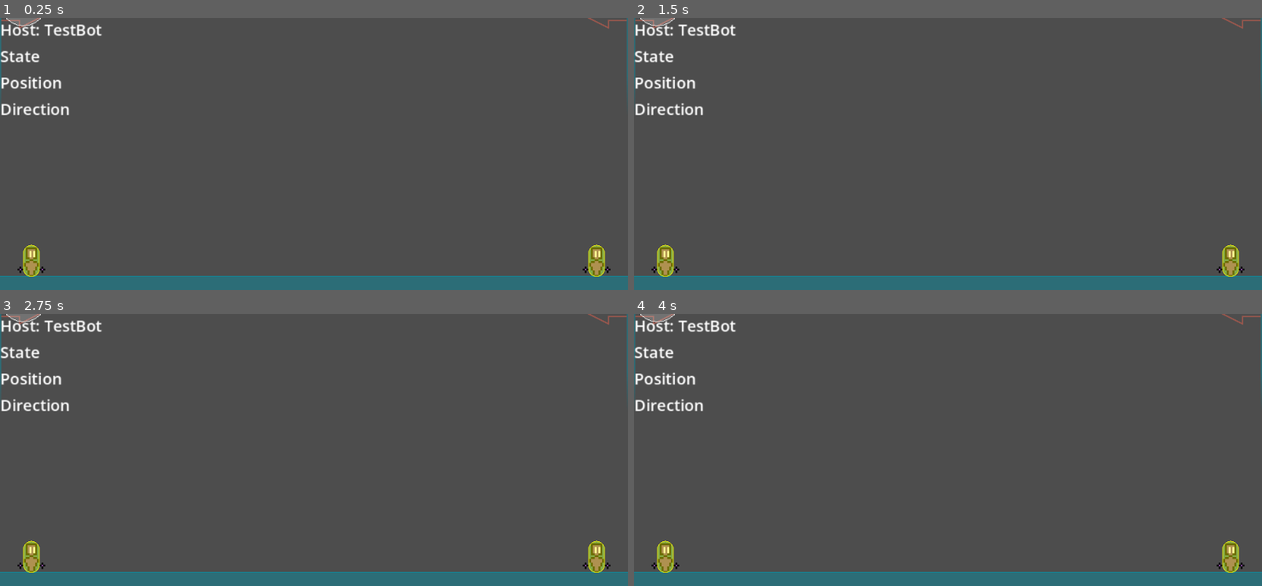
Above: before the commit, frames 1-4 (two rows, left to right).
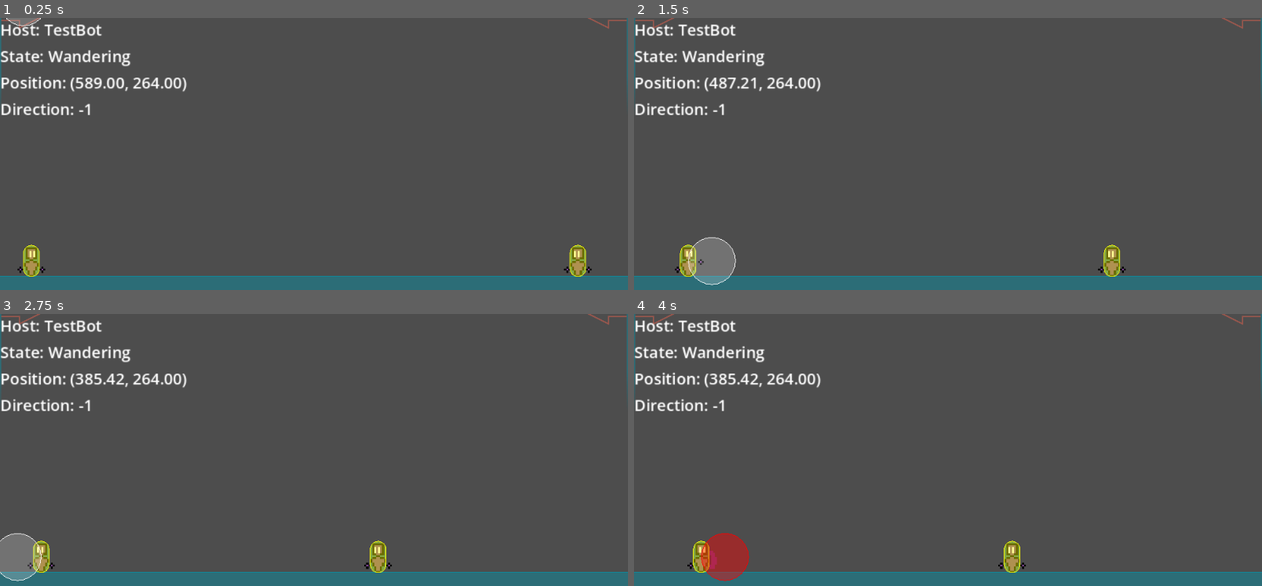
Above: after the commit, the same moments.

Repository: paruparo-dev/dreams-and-nightmares
Game: Godot game, scene res://src/core/Game.tscn
Same seed, same stepped clock (60 frames per second), same inputs: the game is played once before the commit and once after it.
Inputs:
- Up to frame 1 (0.25 s): no input
- Up to frame 2 (1.5 s): hold D (MoveRight) from 0.53 s (still down); tap J (Attack) at 0.6, 1.35 s; tap Space (Jump) at 0.77 s
- Up to frame 3 (2.75 s): tap Space (Jump) at 1.52 s; release D (MoveRight) at 2.03 s; hold A (MoveLeft) from 2.03 s (still down); tap J (Attack) at 2.1 s
- Up to frame 4 (4 s): release A (MoveLeft) at 2.78 s; hold D (MoveRight) from 2.78 s (still down); tap J (Attack) at 2.85, 3.6 s; tap Space (Jump) at 3.02, 3.77 s

The runs differ from the first frame. In frame 1, 1.4% of the frame differs, in the area x 6-98%, y 11-96%; in frame 2, 3.0%; in frame 3, 2.7%; in frame 4, 3.1%, in the area x 1-98%, y 0-99%.
Error before the commit: Invalid access to property or key 'hit' on a base object of type 'Area2D (HurtboxComponent)'. (res://src/characters/TestPlayer.gd:16)

Commit message:
refactor: change signal name hurt -> hit

Diff:
--- a/src/gameplay/components/HurtboxComponent.gd
+++ b/src/gameplay/components/HurtboxComponent.gd
@@ -3,7 +3,7 @@
 class_name HurtboxComponent
 
 
-signal hurt(hitbox: HitboxComponent)
+signal hit(hitbox: HitboxComponent)
 
 
 @onready var host : Character = get_parent()
@@ -20,4 +20,4 @@
 	if area.source == host:
 		return
 
-	hurt.emit(area)
+	hit.emit(area)
